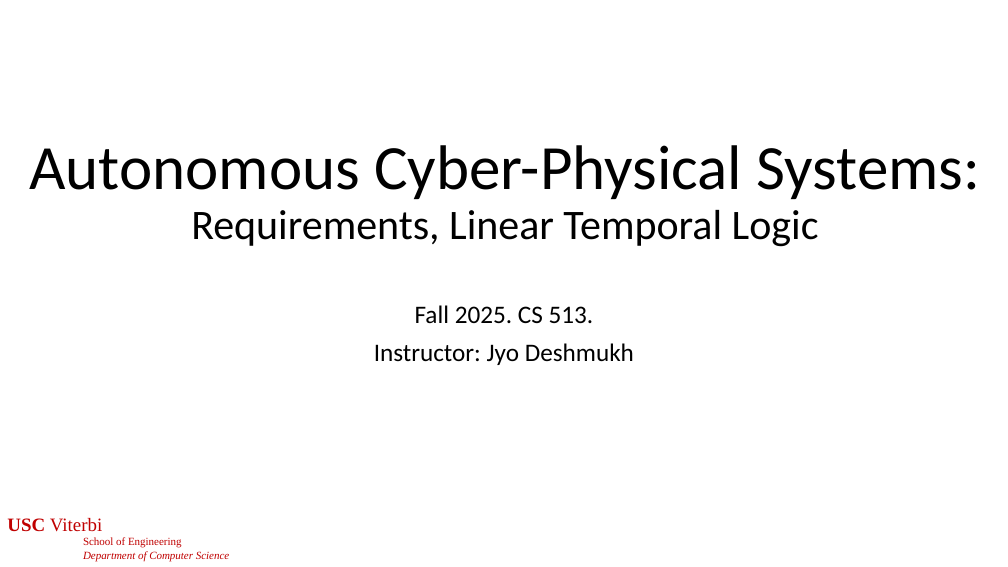
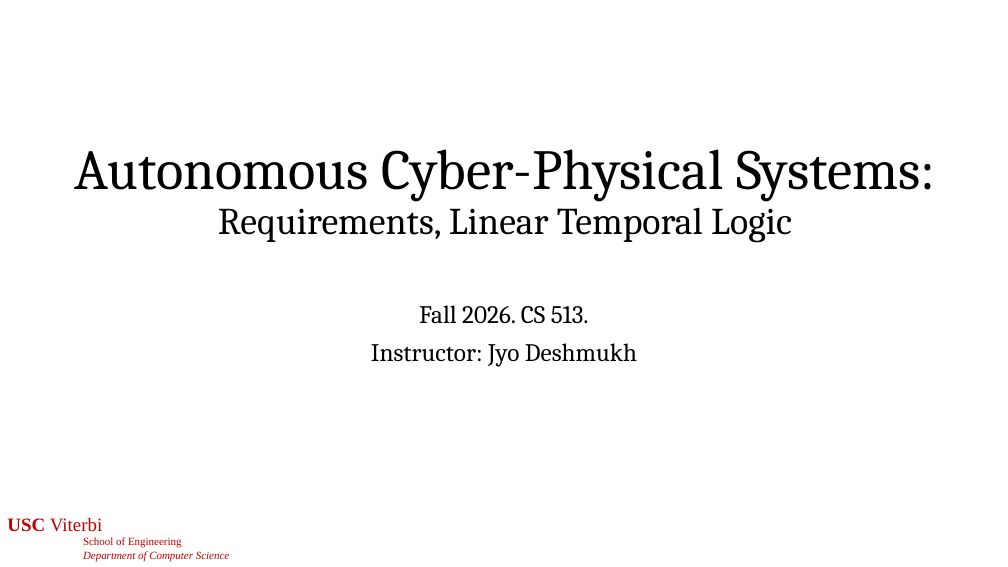
Before and after one commit to jdeshmukh/jdeshmukh.github.io, a slide deck: slide 1 of teaching/cs513-autocps-fall-2026/slides/6-LTL.pptx. Drawn at 1008x567 pixels with LibreOffice and Linux fonts; fonts in the diff are those of the drawing. Boxes give left, top, right and bottom in pixels: in the first picture for what was removed or moved away, otherwise in the second. Text is boxed around its words. In the diff, an @@ line names an element or a change of style, - is before the commit and + after.

```diff
--- a/teaching/cs513-autocps-fall-2026/slides/6-LTL.pptx
+++ b/teaching/cs513-autocps-fall-2026/slides/6-LTL.pptx
@@ title "Autonomous Cyber-Physical Systems: Requirements, Linear ..." at [74, 149, 936, 243]: size 60 to 54 pt in "Autonomous Cyber-Physical Systems:"; size 40 to 36 pt in "Requirements, Linear Temporal Logic"; font Calibri to Cambria @@
@@ subtitle at [419, 305, 589, 324]: text changed; font Calibri to Cambria @@
-Fall 2025. CS 513.
+Fall 2026. CS 513.
@@ subtitle at [371, 343, 637, 367]: font Calibri to Cambria in "Instructor: Jyo Deshmukh" @@
```
Also in this commit, not shown: 41 other slides changed, 8 other files.
